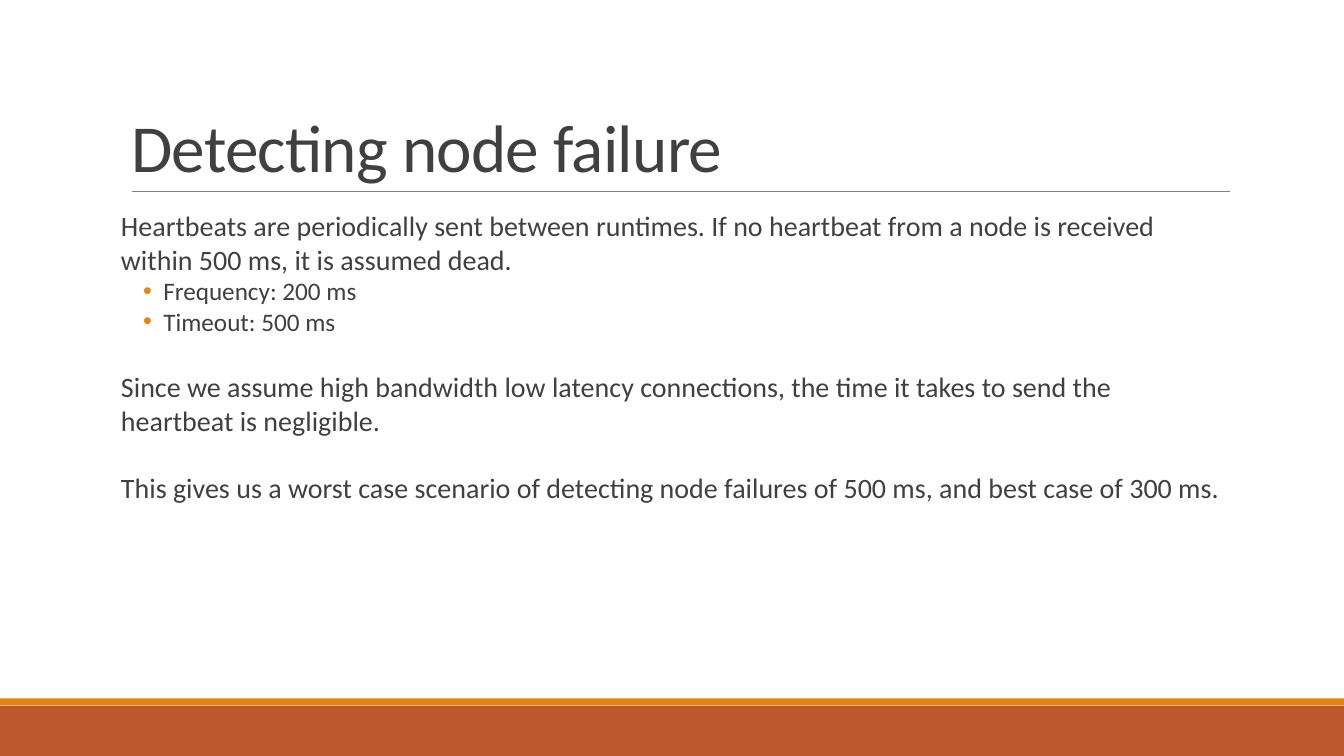
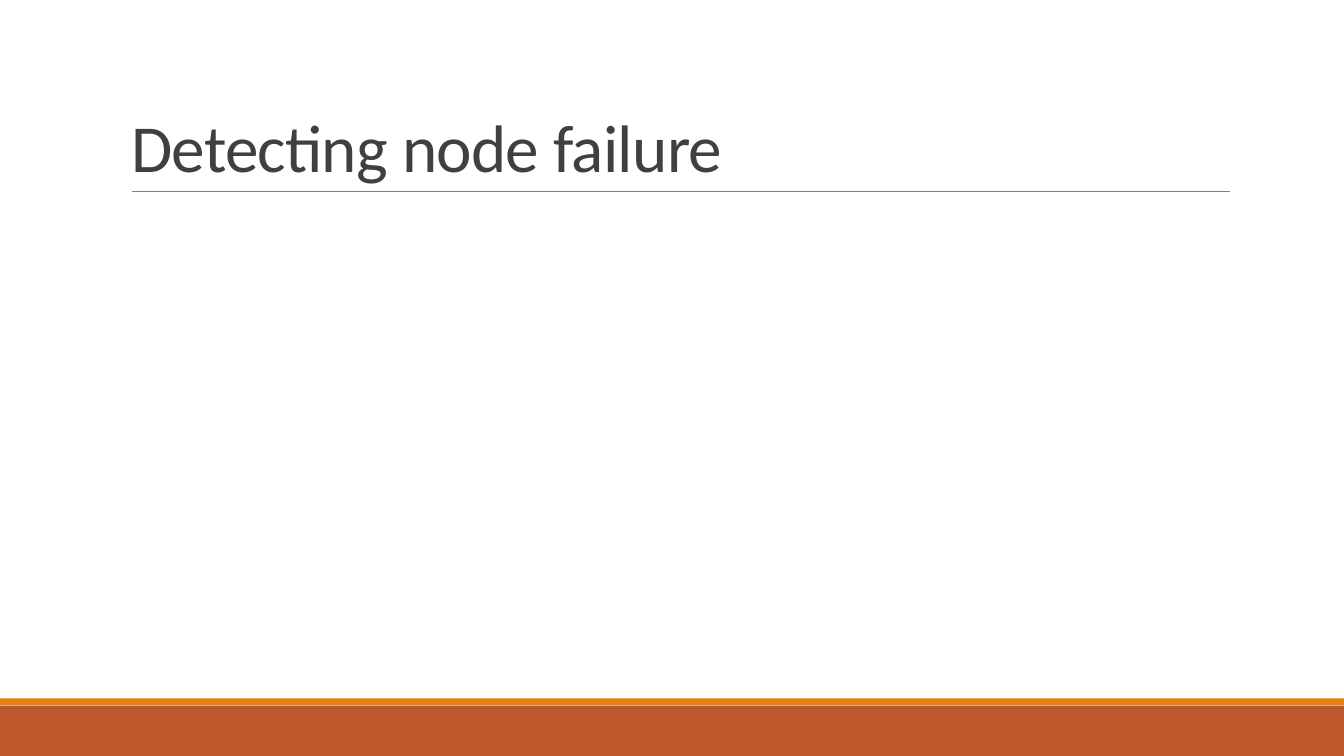
Before and after one commit to PStahl/master_thesis, a slide deck: slide 29 of presentation/presentation2.pptx. Drawn at 1344x756 pixels with LibreOffice and Linux fonts; fonts in the diff are those of the drawing; grey boxes stand for pictures. Boxes give left, top, right and bottom in pixels: in the first picture for what was removed or moved away, otherwise in the second. Text is boxed around its words. In the diff, an @@ line names an element or a change of style, - is before the commit and + after.

Commit message:
update presentation2

```diff
--- a/presentation/presentation2.pptx
+++ b/presentation/presentation2.pptx
@@ text removed at <box>121,216,1218,503</box> @@
-Heartbeats are periodically sent between runtimes. If no heartbeat from a node is received within 500 ms, it is assumed dead.
-  • Frequency: 200 ms
-  • Timeout: 500 ms
-Since we assume high bandwidth low latency connections, the time it takes to send the heartbeat is negligible.
-This gives us a worst case scenario of detecting node failures of 500 ms, and best case of 300 ms.
```
Also in this commit, not shown: 1 other slide changed.
